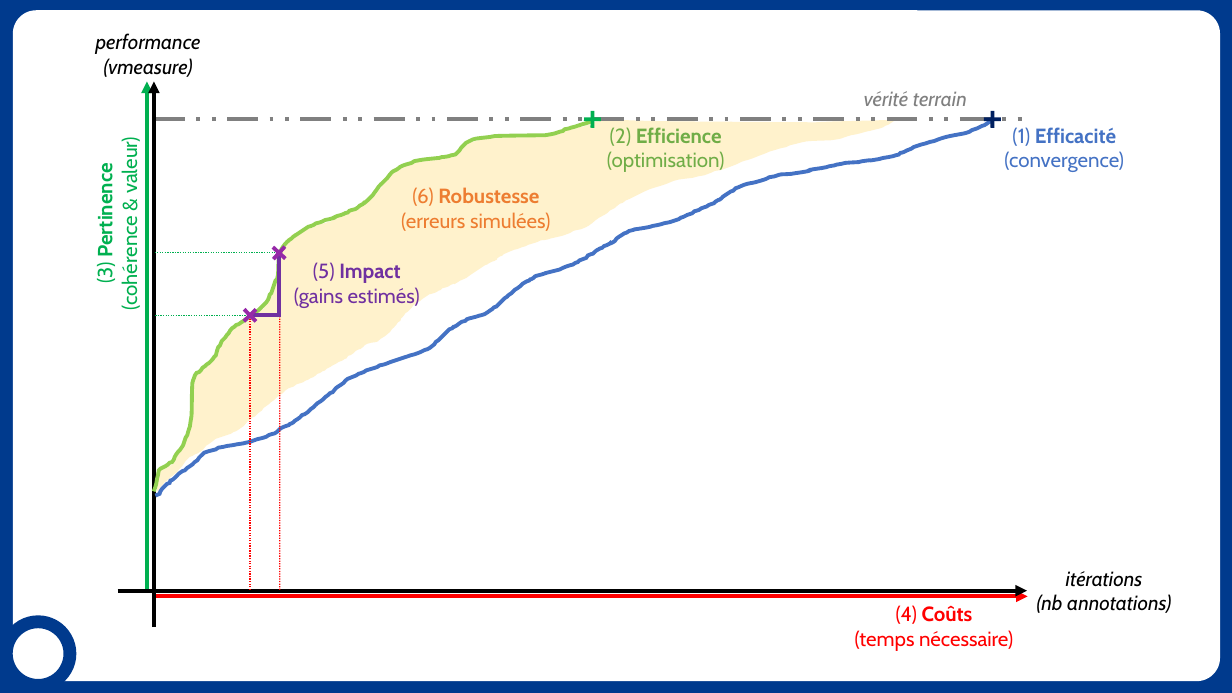
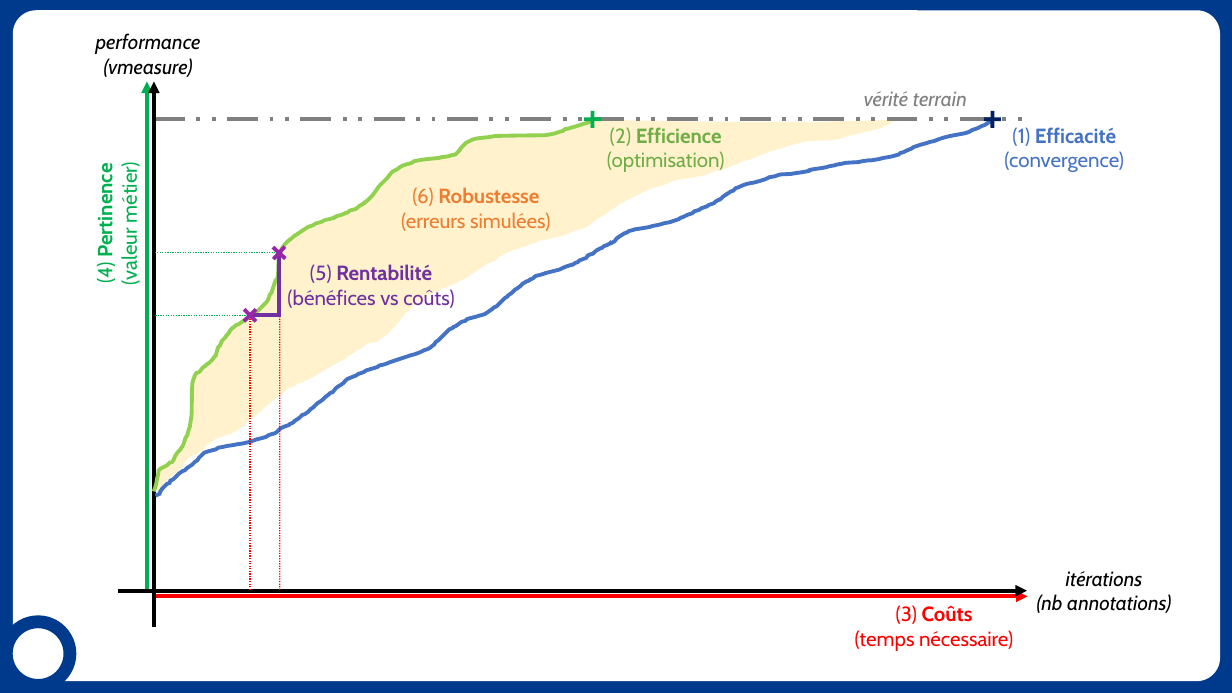
Before and after one commit to erwanschild/interactive-clustering-phd-report, a slide deck: slide 9 of draft/hypotheses.pptx. Drawn at 1232x693 pixels with LibreOffice and Linux fonts; fonts in the diff are those of the drawing; background and template pictures are left out. Boxes give left, top, right and bottom in pixels: in the first picture for what was removed or moved away, otherwise in the second. Text is boxed around its words. In the diff, an @@ line names an element or a change of style, - is before the commit and + after.

```diff
--- a/draft/hypotheses.pptx
+++ b/draft/hypotheses.pptx
@@ text at (93,168,142,284): text changed @@
-(3) Pertinence
-(cohérence & valeur)
+(4) Pertinence
+(valeur métier)
@@ text at (287,264,454,310): text changed @@
-(5) Impact
-(gains estimés)
+(5) Rentabilité
+(bénéfices vs coûts)
@@ text at (896,605,973,624): text changed @@
-(4) Coûts
+(3) Coûts
```
Also in this commit, not shown: 4 other slides changed, 4 other files.
